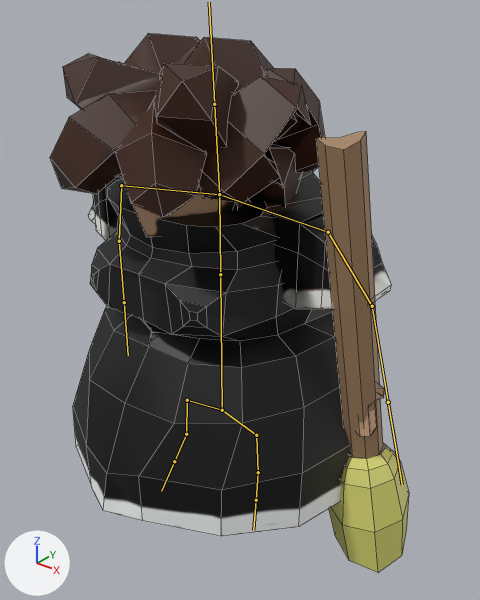
The FBX model paraisoGluglu/Assets/Models/DonaMaluca/DONA 1.fbx as it was, and as the next commit left it.
Rendered twice from a 50 mm lens placed at (3.47, -4.07, 2.55), pointed at (0.2, 0.03, 0.0). The axes (+X, +Y, +Z) are drawn at lower left. The lights are the same throughout. The bones that bend it are drawn over the model as lines. Mesh edges are drawn as thin lines.

Names of what the first picture shows: 'CORPO', 'Cylinder'.
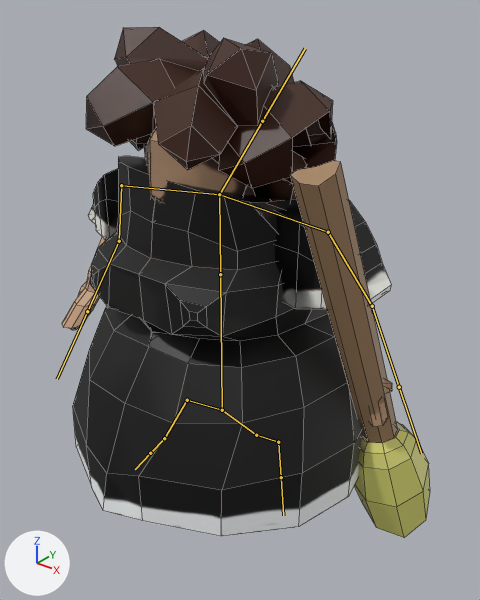
Commit message: donaMAluca-run e attack

The newer file adds an action. The first version stands in its rest pose; the second is drawn at frame 11 of the action 'Armature|run'.

Pixel boxes [x1, y1, x2, y2] of what changed, in the pictures (480 x 600 px):
'CORPO', posed: before [50, 33, 391, 536]; after [62, 27, 392, 536]
'Cylinder', posed (50% wider, 14% shorter): before [316, 131, 409, 572]; after [290, 161, 430, 538]
bone 'maodire', root to tip: before (372, 306) to (388, 402); after (372, 306) to (399, 387)
bone 'maoesq', root to tip: before (119, 241) to (124, 302); after (119, 241) to (87, 311)
bone 'cara', root to tip: before (219, 194) to (214, 104); after (219, 194) to (262, 121)
bone 'pernaesq', root to tip: before (187, 400) to (186, 434); after (187, 400) to (164, 438)
bone 'peesq', root to tip: before (186, 434) to (174, 461); after (164, 438) to (150, 453)
bone 'pernadir', root to tip: before (256, 435) to (258, 472); after (256, 435) to (278, 442)
bone 'pedirei', root to tip: before (258, 472) to (256, 500); after (278, 442) to (281, 477)

Patch to the scene script:
```diff
--- a/paraisoGluglu/Assets/Models/DonaMaluca/DONA 1.fbx.py
+++ b/paraisoGluglu/Assets/Models/DonaMaluca/DONA 1.fbx.py
@@ bone_maodire @@
 bone_maodire = bpy.data.objects['Armature'].pose.bones['maodire']  # child of 'cotovelodire'
-bone_maodire.rotation_quaternion = (1.0, 0.0, 0.0, 0.0)  # degrees (0, 0, 0)
+bone_maodire.rotation_quaternion = (0.994, -0.099, 0.017, 0.031)  # degrees (-11, 2, 3)
@@ bone_maoesq @@
 bone_maoesq = bpy.data.objects['Armature'].pose.bones['maoesq']  # child of 'cotoveoesqu'
-bone_maoesq.rotation_quaternion = (1.0, 0.0, 0.0, 0.0)  # degrees (0, 0, 0)
+bone_maoesq.rotation_quaternion = (0.949, 0.309, 0.06, 0.008)  # degrees (36, 6, 3)
@@ bone_cara @@
 bone_cara = bpy.data.objects['Armature'].pose.bones['cara']  # child of 'peito'
-bone_cara.rotation_quaternion = (1.0, 0.0, 0.0, 0.0)  # degrees (0, 0, 0)
+bone_cara.rotation_quaternion = (0.931, -0.358, 0.005, -0.076)  # degrees (-42, -3, -8)
@@ bone_pernaesq @@
 bone_pernaesq = bpy.data.objects['Armature'].pose.bones['pernaesq']  # child of 'ancaesq'
-bone_pernaesq.rotation_quaternion = (1.0, 0.0, 0.0, 0.0)  # degrees (0, 0, 0)
+bone_pernaesq.rotation_quaternion = (0.919, 0.0, 0.023, 0.393)  # degrees (1, 2, 46)
@@ bone_peesq @@
 bone_peesq = bpy.data.objects['Armature'].pose.bones['peesq']  # child of 'pernaesq'
-bone_peesq.rotation_quaternion = (1.0, 0.0, 0.0, 0.0)  # degrees (0, 0, 0)
+bone_peesq.rotation_quaternion = (0.986, 0.044, 0.066, -0.146)  # degrees (4, 8, -17)
@@ bone_pernadir @@
 bone_pernadir = bpy.data.objects['Armature'].pose.bones['pernadir']  # child of 'amcadire'
-bone_pernadir.rotation_quaternion = (1.0, 0.0, 0.0, 0.0)  # degrees (0, 0, 0)
+bone_pernadir.rotation_quaternion = (0.902, 0.0, 0.022, -0.43)  # degrees (-1, 2, -51)
@@ bone_pedirei @@
 bone_pedirei = bpy.data.objects['Armature'].pose.bones['pedirei']  # child of 'pernadir'
-bone_pedirei.rotation_quaternion = (1.0, 0.0, 0.0, 0.0)  # degrees (0, 0, 0)
+bone_pedirei.rotation_quaternion = (0.99, -0.066, -0.078, 0.095)  # degrees (-8, -8, 12)
```
